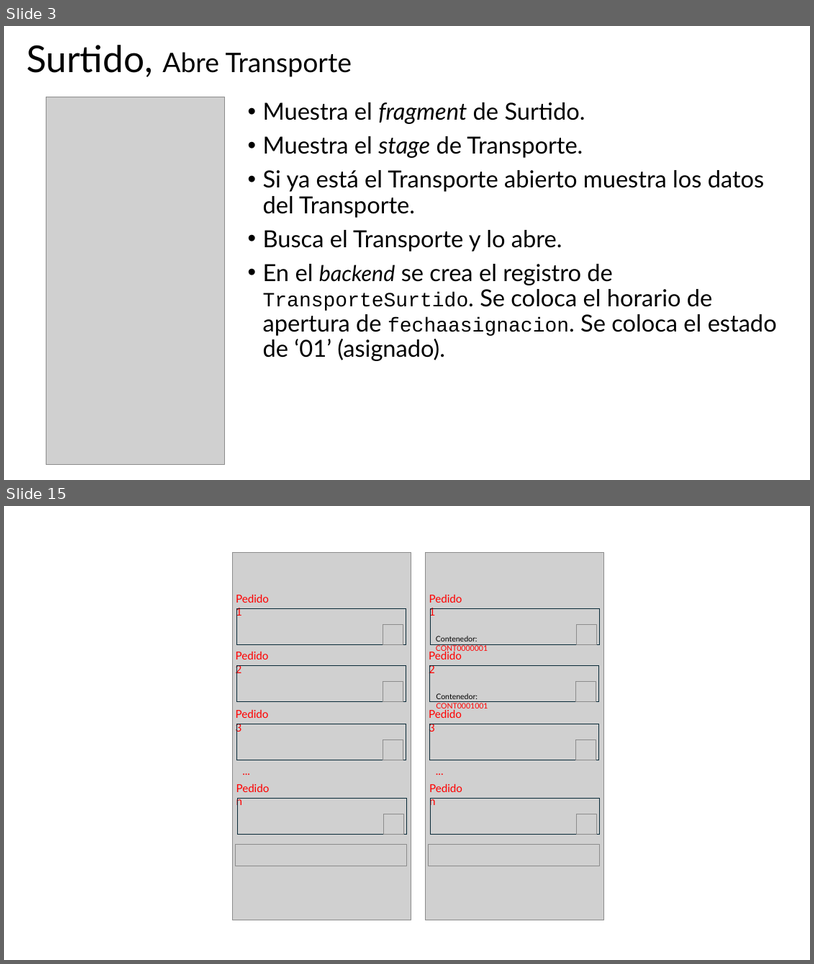
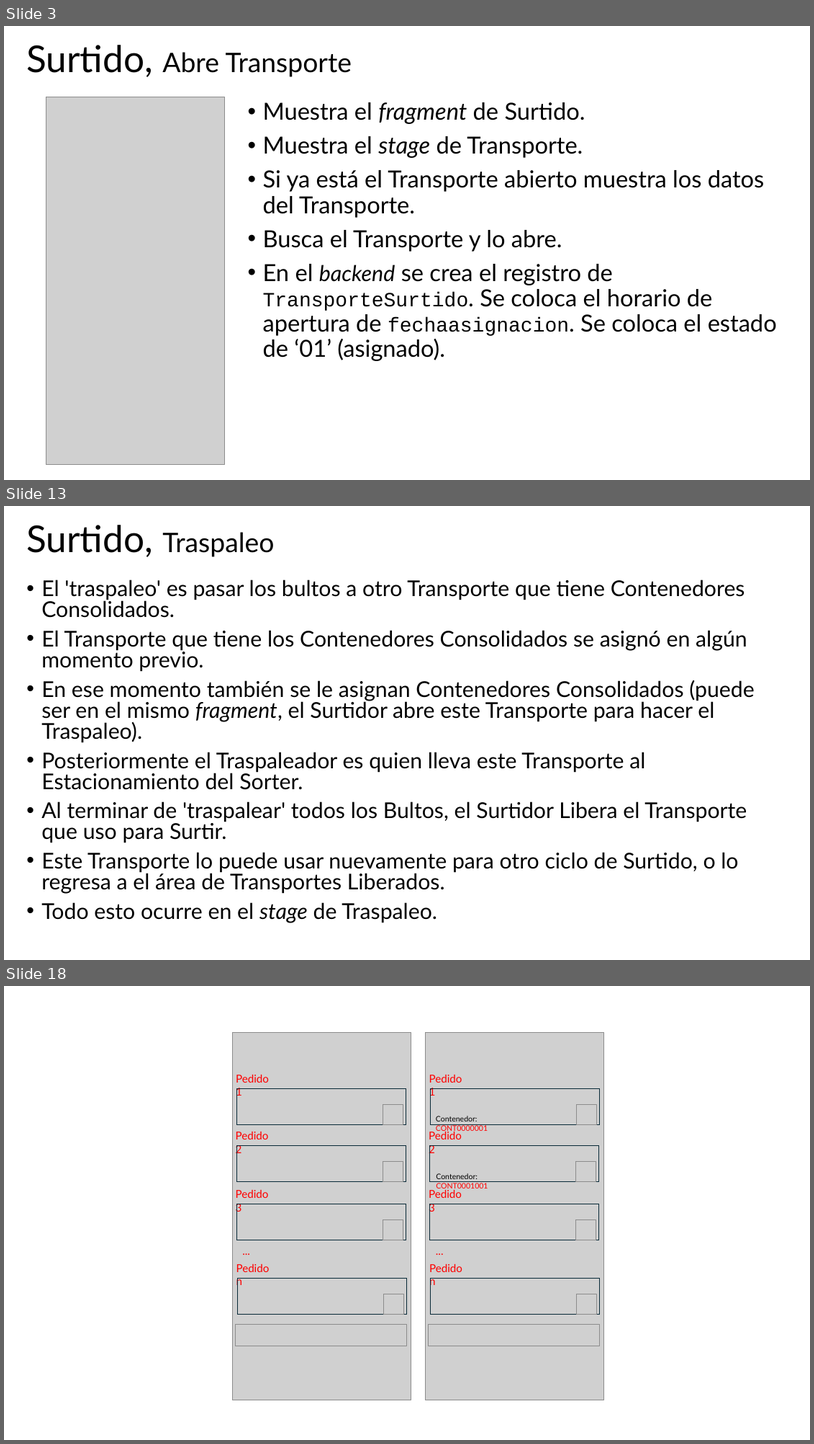
Before and after one commit to JoelBecerraM/FANASA-docs, a slide deck: atCloud - Diseño - Interfaz de Usuario - Surtido.pptx. Shown one above the other, each under a label of ours: slides 3 and 15 before the commit, slides 3, 13 and 18 after it; the slides between them are not shown. The pictures are 814x964 and 814x1444 pixels, drawn with LibreOffice and Linux fonts; fonts in the diff are those of the drawing; grey boxes stand for pictures. Boxes give left, top, right and bottom in pixels: in the first picture for what was removed or moved away, otherwise in the second. Text is boxed around its words. In the diff, an @@ line names an element or a change of style, - is before the commit and + after.

```diff
--- a/atCloud - Diseño - Interfaz de Usuario - Surtido.pptx
+++ b/atCloud - Diseño - Interfaz de Usuario - Surtido.pptx
@@ slide 13 added at (4, 506, 810, 960), background #FFFFFF @@
@@ title added at (26, 525, 274, 557), 32 pt, text #000000 @@
+Surtido, Traspaleo
@@ text added at (41, 579, 754, 923), 25.9 pt, text #000000 @@
+• El 'traspaleo' es pasar los bultos a otro Transporte que tiene Contenedores Consolidados.
+• El Transporte que tiene los Contenedores Consolidados se asignó en algún momento previo.
+• En ese momento también se le asignan Contenedores Consolidados (puede ser en el mismo fragment, el Surtidor abre este Transporte para hacer el Traspaleo).
+• Posteriormente el Traspaleador es quien lleva este Transporte al Estacionamiento del Sorter.
+• Al terminar de 'traspalear' todos los Bultos, el Surtidor Libera el Transporte que uso para Surtir.
+• Este Transporte lo puede usar nuevamente para otro ciclo de Surtido, o lo regresa a el área de Transportes Liberados.
+• Todo esto ocurre en el stage de Traspaleo.
@@ what was slide 15 is now slide 18 @@
```
Also in this commit, not shown: 5 slides changed, 2 other slides added, 1 other file.
